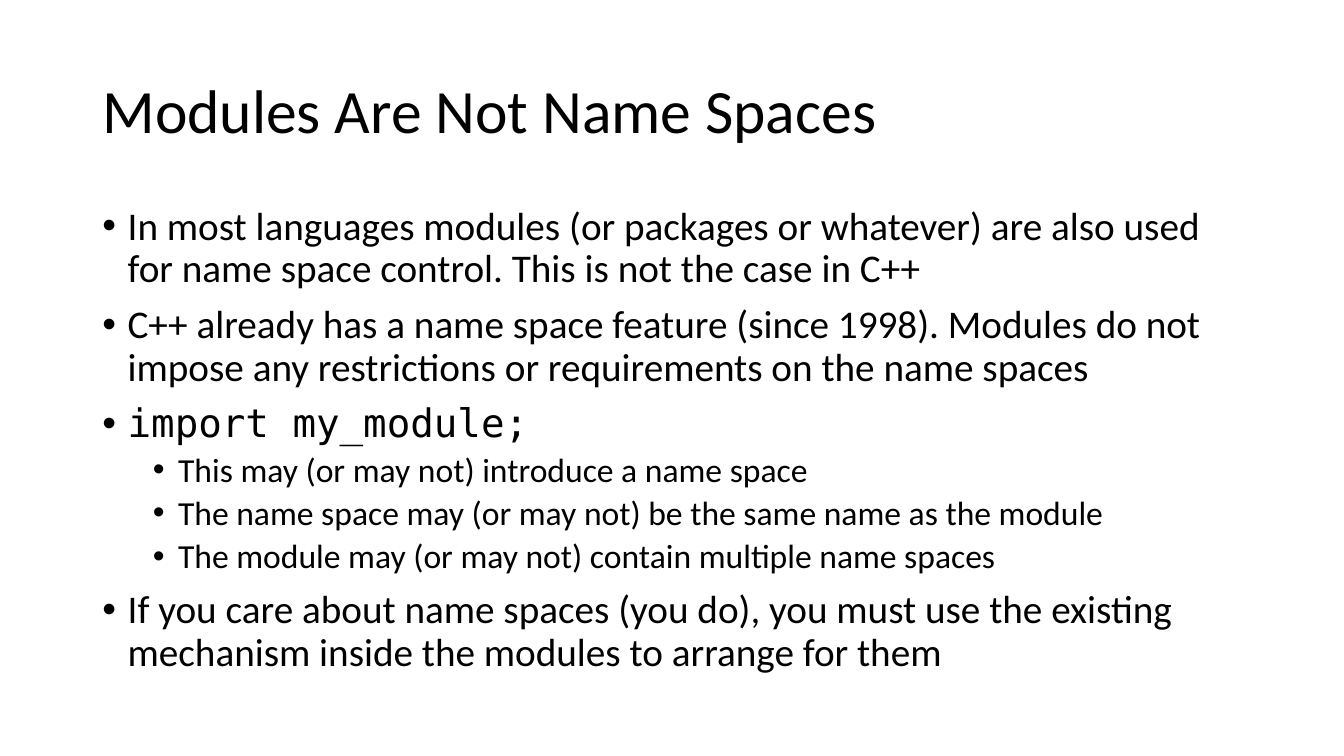
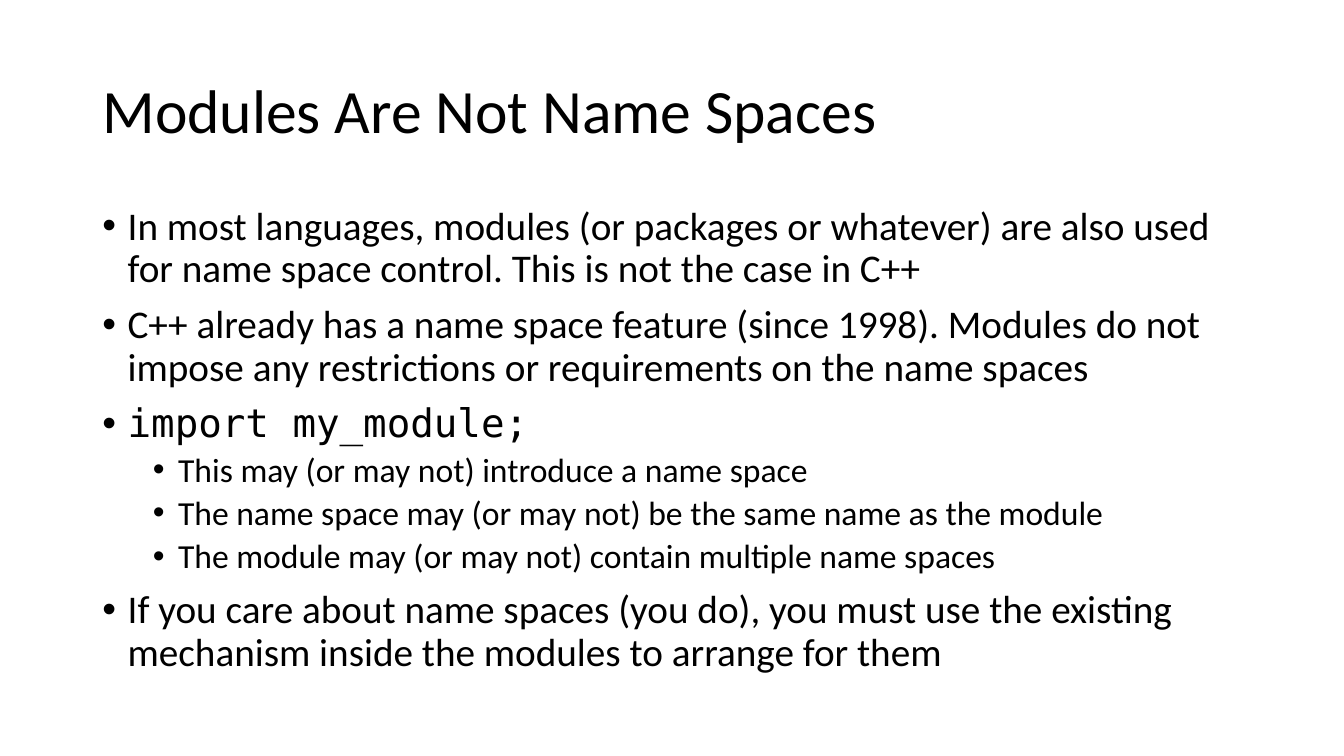
Before and after one commit to pchapin/cpp, a slide deck: slide 17 of Presentations/Modules.pptx. Drawn at 1344x756 pixels with LibreOffice and Linux fonts; fonts in the diff are those of the drawing. Boxes give left, top, right and bottom in pixels: in the first picture for what was removed or moved away, otherwise in the second. Text is boxed around its words. In the diff, an @@ line names an element or a change of style, - is before the commit and + after.

Commit message:
More updates to the presentation on modules.

```diff
--- a/Presentations/Modules.pptx
+++ b/Presentations/Modules.pptx
@@ text at [128,211,1209,289]: text changed @@
-• In most languages modules (or packages or whatever) are also used for name space control. This is not the case in C++
+• In most languages, modules (or packages or whatever) are also used for name space control. This is not the case in C++
```
Also in this commit, not shown: 9 other slides changed, 11 slides added.
